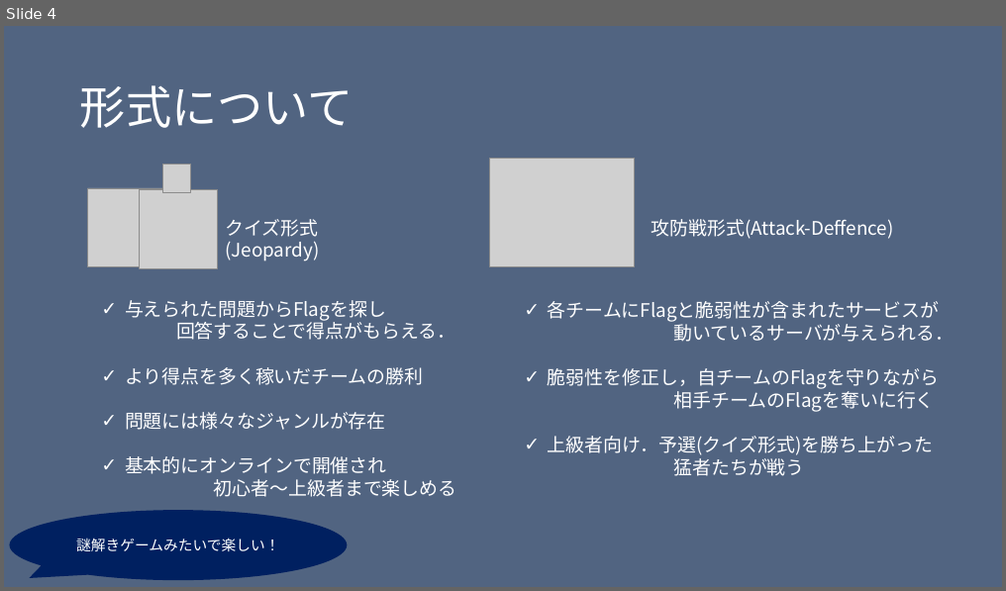
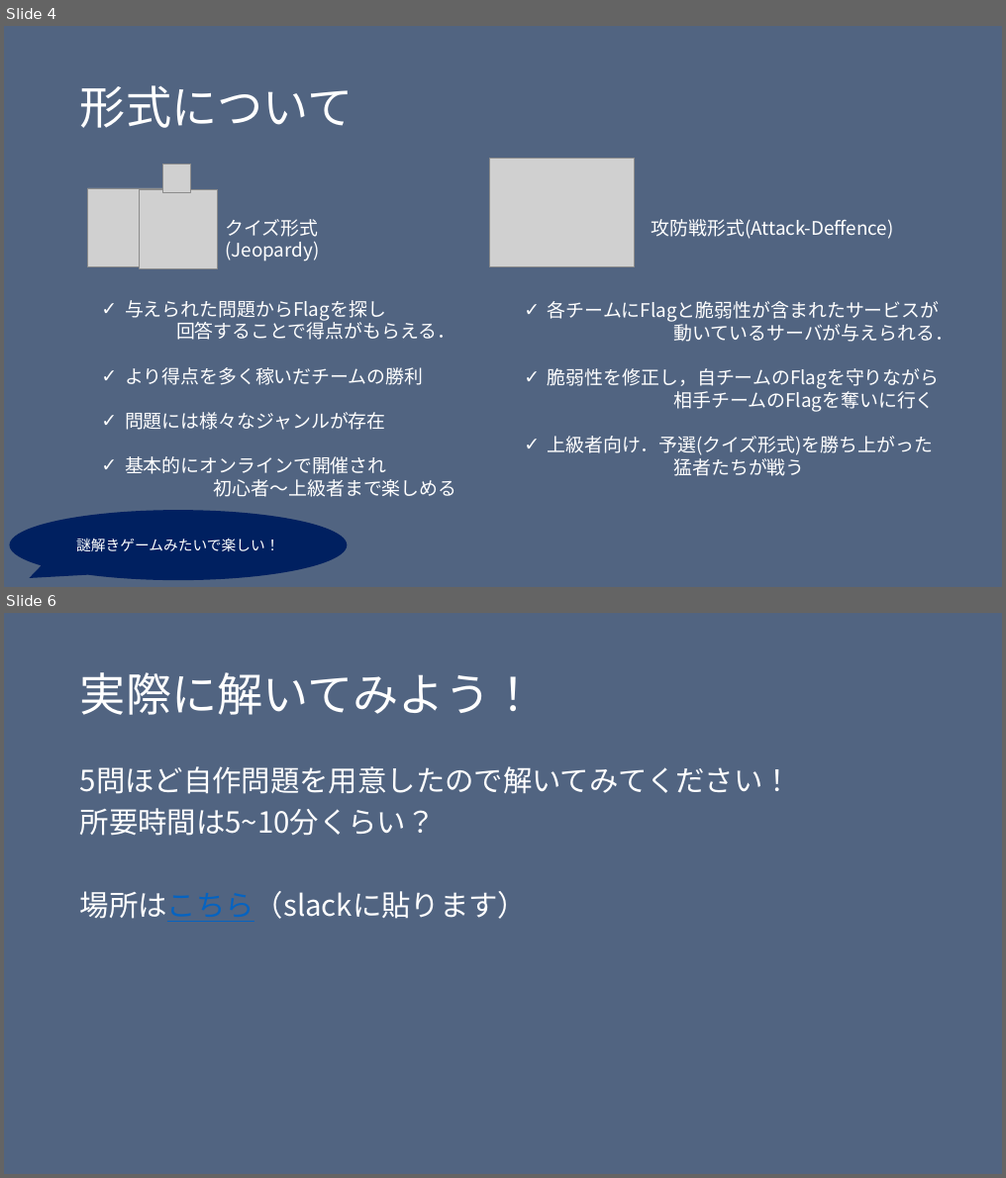
Before and after one commit to H0ndh11/CTF, a slide deck: ゼミ発表資料/ctf発表スライド.pptx. Shown one above the other, each under a label of ours: slide 4 before the commit, slides 4 and 6 after it; the slides between them are not shown. The pictures are 1006x591 and 1006x1178 pixels, drawn with LibreOffice and Linux fonts; fonts in the diff are those of the drawing; grey boxes stand for pictures. Boxes give left, top, right and bottom in pixels: in the first picture for what was removed or moved away, otherwise in the second. Text is boxed around its words. In the diff, an @@ line names an element or a change of style, - is before the commit and + after.

Commit message:
スライド完成と問題ファイルの微修正

```diff
--- a/ゼミ発表資料/ctf発表スライド.pptx
+++ b/ゼミ発表資料/ctf発表スライド.pptx
@@ slide 6 added at (4, 613, 1002, 1174), background #526582 @@
@@ title added at (80, 672, 537, 715), 44 pt, text #FFFFFF @@
+実際に解いてみよう！
@@ text added at (80, 766, 792, 922), 28 pt, text #FFFFFF @@
+5問ほど自作問題を用意したので解いてみてください！
+所要時間は5~10分くらい？
+場所はこちら（slackに貼ります）
```
Also in this commit, not shown: 2 slides changed, 2 other slides added, 1 other file.
